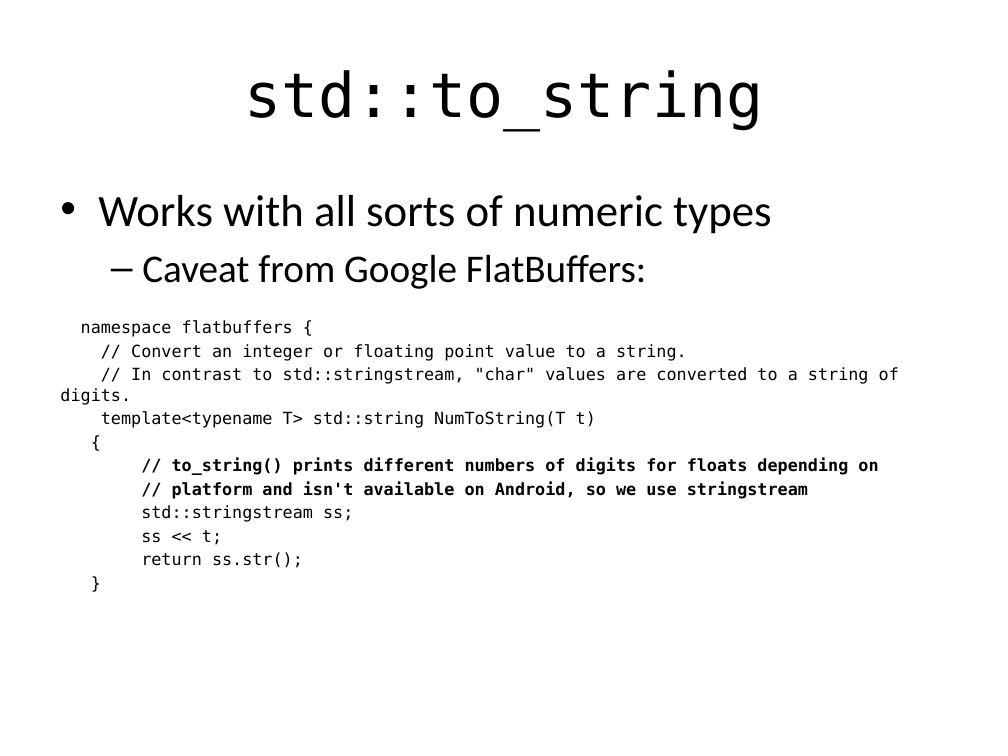
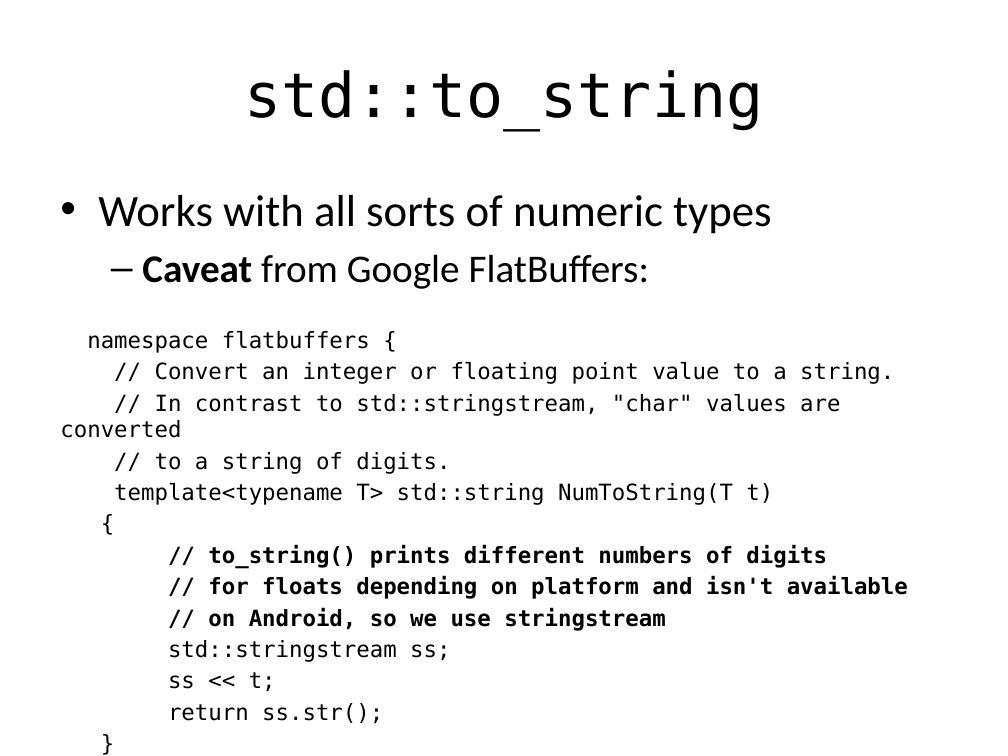
Before and after one commit to fellmad/FunWithCpp11, a slide deck: slide 51 of doc/Fun_with_C++11.pptx. Drawn at 1008x756 pixels with LibreOffice and Linux fonts; fonts in the diff are those of the drawing. Boxes give left, top, right and bottom in pixels: in the first picture for what was removed or moved away, otherwise in the second. Text is boxed around its words. In the diff, an @@ line names an element or a change of style, - is before the commit and + after.

```diff
--- a/doc/Fun_with_C++11.pptx
+++ b/doc/Fun_with_C++11.pptx
@@ text at <box>87,254,894,723</box>: bold on in "Caveat"; size 12 to 16 pt in "namespace flatbuffers {", "// Convert an integer or floating point ...", "template<typename T> std::string NumToString(T t)", "{" and 4 more places @@
@@ text at <box>60,394,840,474</box>: text changed; size 12 to 16 pt @@
-// In contrast to std::stringstream, "char" values are converted to a string of digits.
+// In contrast to std::stringstream, "char" values are converted
+// to a string of digits.
@@ text at <box>208,545,908,631</box>: text changed; size 12 to 16 pt @@
-// to_string() prints different numbers of digits for floats depending on
-// platform and isn't available on Android, so we use stringstream
+// to_string() prints different numbers of digits
+// for floats depending on platform and isn't available
+// on Android, so we use stringstream
```
Also in this commit, not shown: 7 other slides changed, 1 other file.
